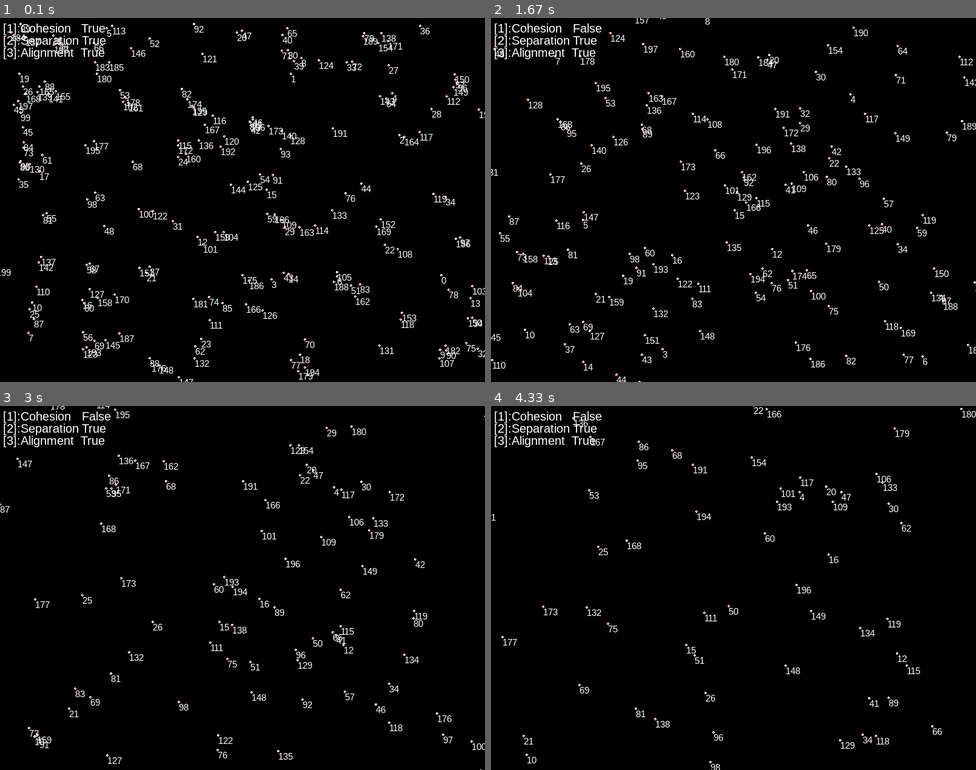
Above: before the commit, frames 1-4 (two rows, left to right).
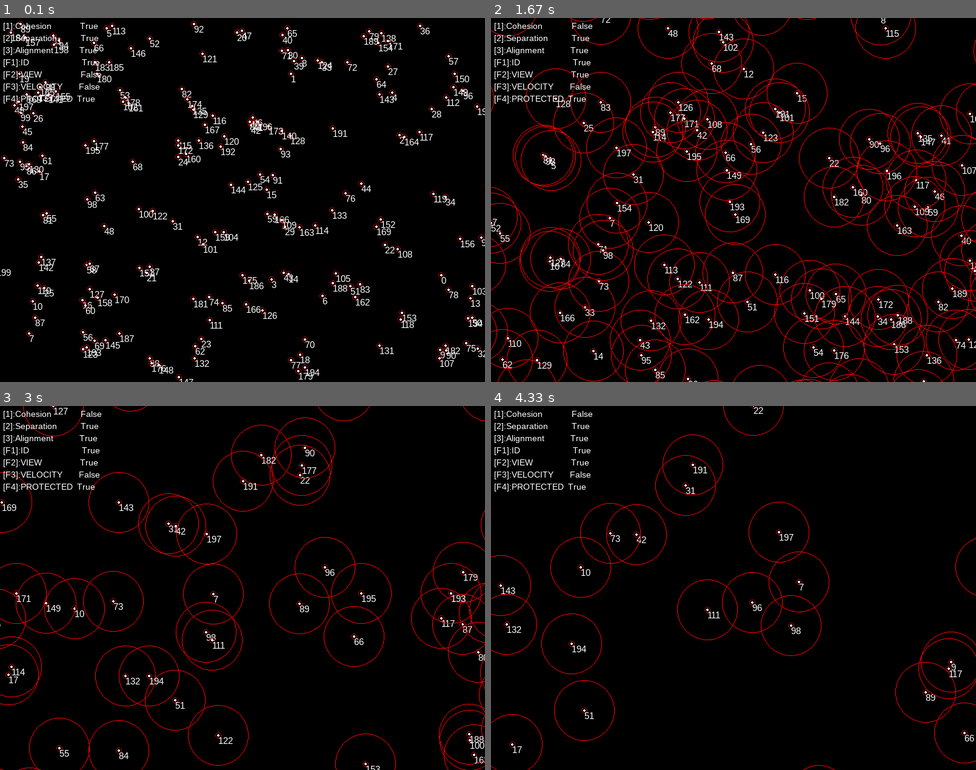
Above: after the commit, the same moments.

Repository: JonKramme/python-pygame-boids
Game: pygame game, started from main.py
Same seed, same stepped clock (60 frames per second), same inputs: the game is played once before the commit and once after it.
Inputs:
- Up to frame 1 (0.1 s): no input
- Up to frame 2 (1.67 s): tap 1 at 0.33 s; hold F2 0.67-1.13 s; tap 3 at 1.17, 1.5 s
- Up to frame 3 (3 s): tap 3 every 0.33 s from 1.83 to 2.83 s
- Up to frame 4 (4.33 s): tap 3 every 0.33 s from 3.17 to 4.17 s

The runs differ from the first frame. In frame 1, 3.5% of the frame differs, in the area x 0-100%, y 0-100%; in frame 2, 12%; in frame 3, 6.2%; in frame 4, 4.1%.

Commit message:
Enabled Separation, Overhauled DEBUG System to use Tuple of Strings instead of a single String Separation possibly too strong?

Diff:
--- a/Boid.py
+++ b/Boid.py
@@ -17,7 +17,7 @@
         self.id = next(Boid.id_iterator)
         self.position = pos
         self.velocity = (-1 + random.random() * 2, -1 + random.random() * 2)
-        self.protectedRange = 2
+        self.protectedRange = 5
         self.viewRange = 50
         self.coherenceFactor = 100
         self.maxSpeed = 5
@@ -26,17 +26,19 @@
         self.useAlignment = True
         self.limitSpeed = True
 
-    def draw(self, screen, debug="off"):
-        # print(self.position)
+    def draw(self, screen, debug=()):
+        #Always draw the Boid:
         pygame.draw.circle(screen, (255, 255, 255), tuple(map(int, self.position)), 2)
-        if "view" in debug:
+
+        #Draw Debug Variants:
+        if "VIEW" in debug:
             pygame.draw.circle(screen, (255, 0, 0), tuple(map(int, self.position)), self.viewRange, 1)
-        if "protected" in debug:
-            pygame.draw.circle(screen, (255, 0, 0), tuple(map(int, self.position)), self.protectedRange)
-        if "velocity" in debug:
+        if "PROTECTED" in debug:
+            pygame.draw.circle(screen, (180, 0, 0), tuple(map(int, self.position)), self.protectedRange,1)
+        if "VELOCITY" in debug:
             pygame.draw.line(screen, (255, 0, 0), tuple(map(int, self.position)),
                              vm.addVector2(tuple(map(int, self.position)), self.velocity))
-        if "id" in debug:
+        if "ID" in debug:
             labelfont = pygame.font.SysFont("Arial", 15)
             label = labelfont.render(str(self.id), True, (255, 255, 255))
             screen.blit(label, tuple(map(int, self.position)))
@@ -49,8 +51,8 @@
 
         if Boid.useCohesion:
             self.velocity = vm.addVector2(self.velocity, bh.coherence(self.position,visibleBoids,self.coherenceFactor))
-        # if Boid.useSeparation:
-        #     self.velocity = vm.addVector2(self.velocity, bh.separation(tooCloseBoids))
+        if Boid.useSeparation:
+            self.velocity = vm.addVector2(self.velocity, bh.separation(self.position,tooCloseBoids))
         # if Boid.useAlignment:
         #     self.velocity = vm.addVector2(self.velocity, bh.alignment(visibleBoids))
         if self.limitSpeed:
--- a/main.py
+++ b/main.py
@@ -9,7 +9,9 @@
     boids = [Boid((random.randint(0, width), random.randint(0, height))) for x in range(count)]
     pygame.init()
     black = 0, 0, 0
-    labelfont = pygame.font.SysFont("Arial", 20)
+    labelfont = pygame.font.SysFont("Arial", 14)
+    DSTR =  ("ID","VIEW","VELOCITY","PROTECTED")
+    DEBUG = [DSTR[0],DSTR[3]] #TODO: Find better solution for this.
 
     screen = pygame.display.set_mode(size)
 
@@ -18,24 +20,61 @@
             if event.type == pygame.QUIT:
                 sys.exit()
             if event.type == pygame.KEYDOWN:
+                #Rule Toggle
                 if event.key == pygame.K_1:
-                    Boid.useCohesion = not Boid.useCohesion
+                    Boid.useCohesion = not Boid.useCohesion # or Boid.useCohesion ^= 1 <- XOR assignment operator
                 if event.key == pygame.K_2:
                     Boid.useSeparation = not Boid.useSeparation
                 if event.key == pygame.K_3:
                     Boid.useAlignment = not Boid.useAlignment
 
+                #Debug Toggles
+                if event.key == pygame.K_F1:
+                    if DSTR[0] in DEBUG:
+                        DEBUG.remove(DSTR[0])
+                    else:
+                        DEBUG.append(DSTR[0])
+
+                if event.key == pygame.K_F2:
+                    if DSTR[1] in DEBUG:
+                        DEBUG.remove(DSTR[1])
+                    else:
+                        DEBUG.append(DSTR[1])
+
+                if event.key == pygame.K_F3:
+                    if DSTR[2] in DEBUG:
+                        DEBUG.remove(DSTR[2])
+                    else:
+                        DEBUG.append(DSTR[2])
+
+                if event.key == pygame.K_F4:
+                    if DSTR[3] in DEBUG:
+                        DEBUG.remove(DSTR[3])
+                    else:
+                        DEBUG.append(DSTR[3])
+
         screen.fill(black)
         for boid in boids:
-            boid.draw(screen, debug="id/velocity")
+            boid.draw(screen, debug=DEBUG)
             boid.move(boids)
 
-        label = labelfont.render("[1]:Cohesion   "+str(Boid.useCohesion), True, (255, 255, 255))
+        #Rule Labels
+        label = labelfont.render("[1]:Cohesion            "+str(Boid.useCohesion), True, (255, 255, 255))
         screen.blit(label, (5, 5))
-        label = labelfont.render("[2]:Separation "+str(Boid.useSeparation), True, (255, 255, 255))
+        label = labelfont.render("[2]:Separation          "+str(Boid.useSeparation), True, (255, 255, 255))
         screen.blit(label, (5, 25))
-        label = labelfont.render("[3]:Alignment  "+str(Boid.useAlignment), True, (255, 255, 255))
+        label = labelfont.render("[3]:Alignment           "+str(Boid.useAlignment), True, (255, 255, 255))
         screen.blit(label, (5, 45))
+
+        #Debug Labels ID/VIEW/VELOCITY/PROTECTED
+        label = labelfont.render("[F1]:ID                      "+str("ID" in DEBUG), True, (255, 255, 255))
+        screen.blit(label, (5, 65))
+        label = labelfont.render("[F2]:VIEW                "+str("VIEW" in DEBUG), True, (255, 255, 255))
+        screen.blit(label, (5, 85))
+        label = labelfont.render("[F3]:VELOCITY       "+str("VELOCITY" in DEBUG), True, (255, 255, 255))
+        screen.blit(label, (5, 105))
+        label = labelfont.render("[F4]:PROTECTED  "+str("PROTECTED" in DEBUG), True, (255, 255, 255))
+        screen.blit(label, (5, 125))
 
         #time.sleep(1)
 
